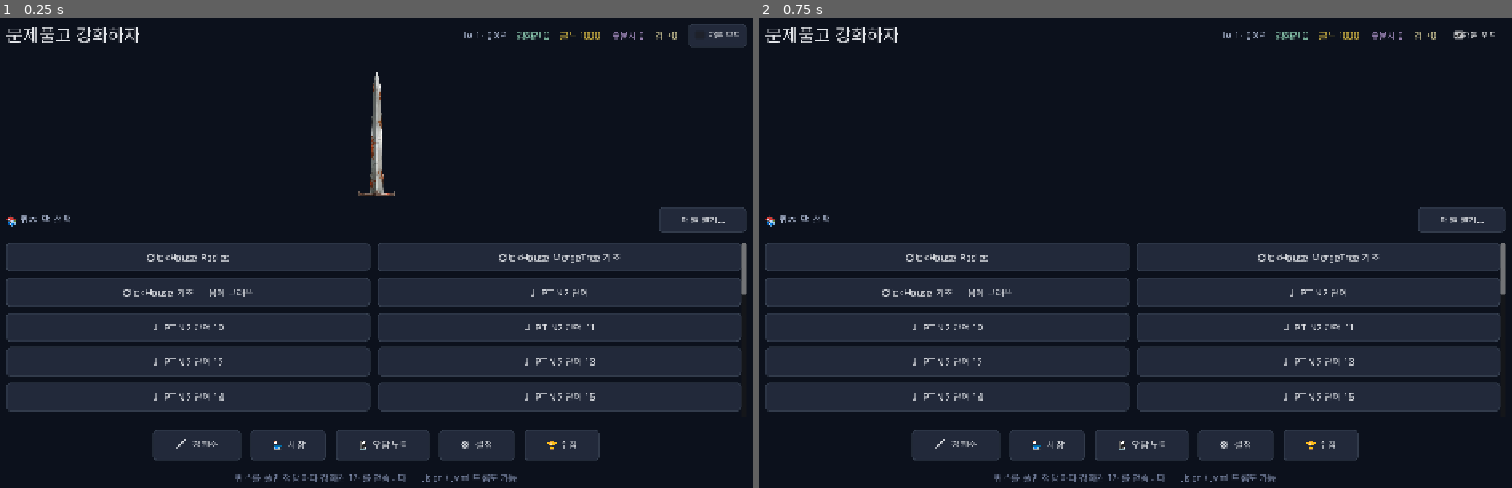
Above: before the commit, frames 1-2 (left to right).
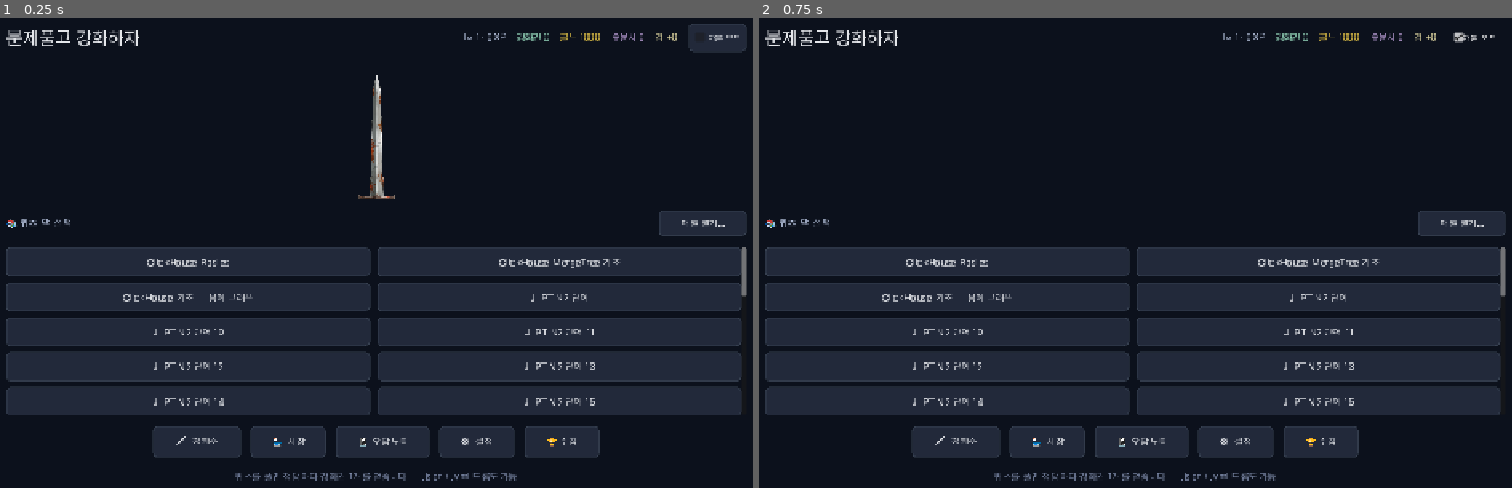
Above: after the commit, the same moments.

Repository: joyuno/studyandgame-godot
Game: Godot game, scene res://scenes/Home.tscn
Two runs of this game, one before a commit and one after it. Both use one fixed random seed, a clock stepped at 60 frames per second and the inputs below.
Inputs:
- Up to frame 1 (0.25 s): no input
- Up to frame 2 (0.75 s): click "차분 모드" at 0.5 s

The runs differ from the first frame. In frame 1, 13% of the frame differs, in the area x 0-100%, y 1-99%; in frame 2, 12%.

Commit message:
fix(ios): 일본어 폰트 폴백(Noto Sans JP) + 아이콘 흰색 획
iOS는 OS 폰트 폴백이 없어 Pretendard에 없는 가나/한자가 두부로 깨짐 → Noto Sans JP를
Pretendard fallbacks로 연결. Lucide SVG가 currentColor(검정)라 어두운 배경+modulate에서
안 보이던 문제 → 획을 #ffffff로 변경(modulate 틴트 정상 작동).

Co-Authored-By: Claude Opus 4.8 (1M context) <noreply@anthropic.com>

Diff:
--- a/assets/icons/clover.svg
+++ b/assets/icons/clover.svg
@@ -6,7 +6,7 @@
   height="24"
   viewBox="0 0 24 24"
   fill="none"
-  stroke="currentColor"
+  stroke="#ffffff"
   stroke-width="2"
   stroke-linecap="round"
   stroke-linejoin="round"
--- a/assets/icons/coins.svg
+++ b/assets/icons/coins.svg
@@ -6,7 +6,7 @@
   height="24"
   viewBox="0 0 24 24"
   fill="none"
-  stroke="currentColor"
+  stroke="#ffffff"
   stroke-width="2"
   stroke-linecap="round"
   stroke-linejoin="round"
--- a/assets/icons/flame.svg
+++ b/assets/icons/flame.svg
@@ -6,7 +6,7 @@
   height="24"
   viewBox="0 0 24 24"
   fill="none"
-  stroke="currentColor"
+  stroke="#ffffff"
   stroke-width="2"
   stroke-linecap="round"
   stroke-linejoin="round"
--- a/assets/icons/gem.svg
+++ b/assets/icons/gem.svg
@@ -6,7 +6,7 @@
   height="24"
   viewBox="0 0 24 24"
   fill="none"
-  stroke="currentColor"
+  stroke="#ffffff"
   stroke-width="2"
   stroke-linecap="round"
   stroke-linejoin="round"
--- a/assets/icons/lock.svg
+++ b/assets/icons/lock.svg
@@ -6,7 +6,7 @@
   height="24"
   viewBox="0 0 24 24"
   fill="none"
-  stroke="currentColor"
+  stroke="#ffffff"
   stroke-width="2"
   stroke-linecap="round"
   stroke-linejoin="round"
--- a/assets/icons/scroll-text.svg
+++ b/assets/icons/scroll-text.svg
@@ -6,7 +6,7 @@
   height="24"
   viewBox="0 0 24 24"
   fill="none"
-  stroke="currentColor"
+  stroke="#ffffff"
   stroke-width="2"
   stroke-linecap="round"
   stroke-linejoin="round"
--- a/assets/icons/sparkles.svg
+++ b/assets/icons/sparkles.svg
@@ -6,7 +6,7 @@
   height="24"
   viewBox="0 0 24 24"
   fill="none"
-  stroke="currentColor"
+  stroke="#ffffff"
   stroke-width="2"
   stroke-linecap="round"
   stroke-linejoin="round"
--- a/assets/icons/sword.svg
+++ b/assets/icons/sword.svg
@@ -6,7 +6,7 @@
   height="24"
   viewBox="0 0 24 24"
   fill="none"
-  stroke="currentColor"
+  stroke="#ffffff"
   stroke-width="2"
   stroke-linecap="round"
   stroke-linejoin="round"
--- a/assets/icons/ticket.svg
+++ b/assets/icons/ticket.svg
@@ -6,7 +6,7 @@
   height="24"
   viewBox="0 0 24 24"
   fill="none"
-  stroke="currentColor"
+  stroke="#ffffff"
   stroke-width="2"
   stroke-linecap="round"
   stroke-linejoin="round"
--- a/assets/icons/trophy.svg
+++ b/assets/icons/trophy.svg
@@ -6,7 +6,7 @@
   height="24"
   viewBox="0 0 24 24"
   fill="none"
-  stroke="currentColor"
+  stroke="#ffffff"
   stroke-width="2"
   stroke-linecap="round"
   stroke-linejoin="round"
--- a/assets/icons/zap.svg
+++ b/assets/icons/zap.svg
@@ -6,7 +6,7 @@
   height="24"
   viewBox="0 0 24 24"
   fill="none"
-  stroke="currentColor"
+  stroke="#ffffff"
   stroke-width="2"
   stroke-linecap="round"
   stroke-linejoin="round"
--- a/scripts/autoload/theme_setup.gd
+++ b/scripts/autoload/theme_setup.gd
@@ -12,6 +12,11 @@
 # and fails on a cold project tree.
 const FONT_REGULAR_PATH := "res://assets/fonts/Pretendard-Regular.otf"
 const FONT_BOLD_PATH := "res://assets/fonts/Pretendard-Bold.otf"
+# Japanese fallback — Pretendard has no kana/kanji, so quiz content tofu'd on iOS
+# (no OS font fallback there). Attached as a fallback so Korean UI keeps
+# Pretendard and Japanese glyphs resolve through Noto Sans JP.
+const FONT_JP_REGULAR_PATH := "res://assets/fonts/NotoSansJP-Regular.woff2"
+const FONT_JP_BOLD_PATH := "res://assets/fonts/NotoSansJP-Bold.woff2"
 
 # Tailwind-ish dark palette (matches study_game Electron --color-* tokens)
 const C_BG        := Color("#0c111c")  # zinc-950 ish
@@ -31,6 +36,15 @@
 	var theme := Theme.new()
 	var font_regular: Font = load(FONT_REGULAR_PATH) as Font
 	var font_bold: Font = load(FONT_BOLD_PATH) as Font
+
+	# Attach the Japanese fallback so missing glyphs (kana/kanji) resolve instead
+	# of rendering as tofu boxes on platforms without OS font fallback (iOS).
+	var jp_regular: Font = load(FONT_JP_REGULAR_PATH) as Font
+	var jp_bold: Font = load(FONT_JP_BOLD_PATH) as Font
+	if font_regular and jp_regular:
+		font_regular.fallbacks = [jp_regular]
+	if font_bold and jp_bold:
+		font_bold.fallbacks = [jp_bold]
 
 	# ─ Default font (skip if asset import not ready — falls back to Godot default)
 	if font_regular:
Binary file added: assets/fonts/NotoSansJP-Bold.woff2
Not shown, added: assets/fonts/NotoSansJP-Bold.woff2.import
Binary file added: assets/fonts/NotoSansJP-Regular.woff2
Not shown, added: assets/fonts/NotoSansJP-Regular.woff2.import
